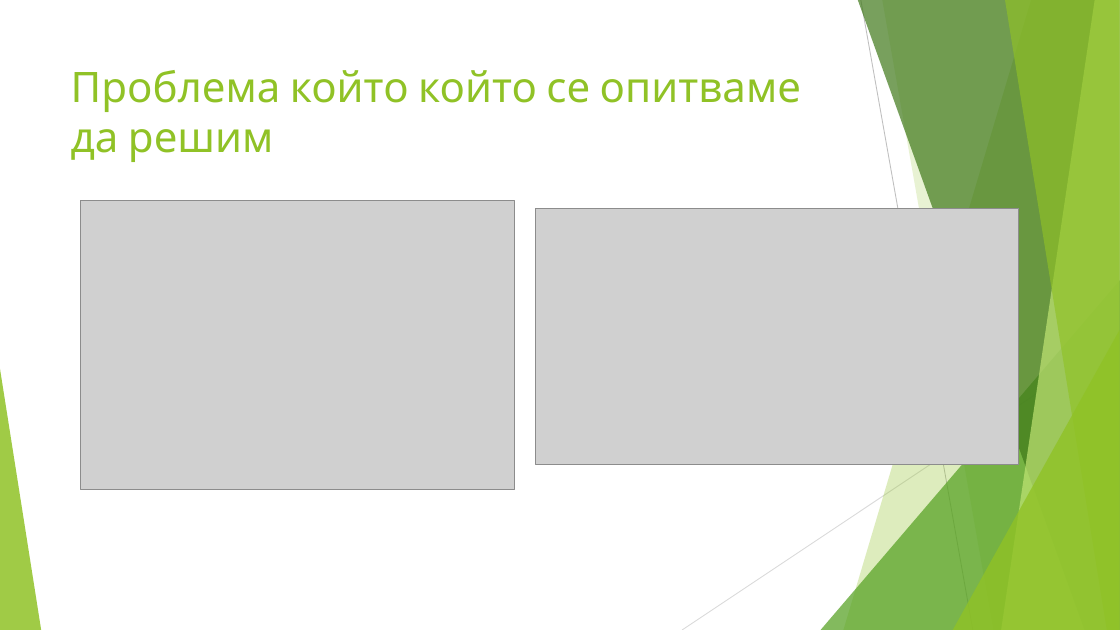
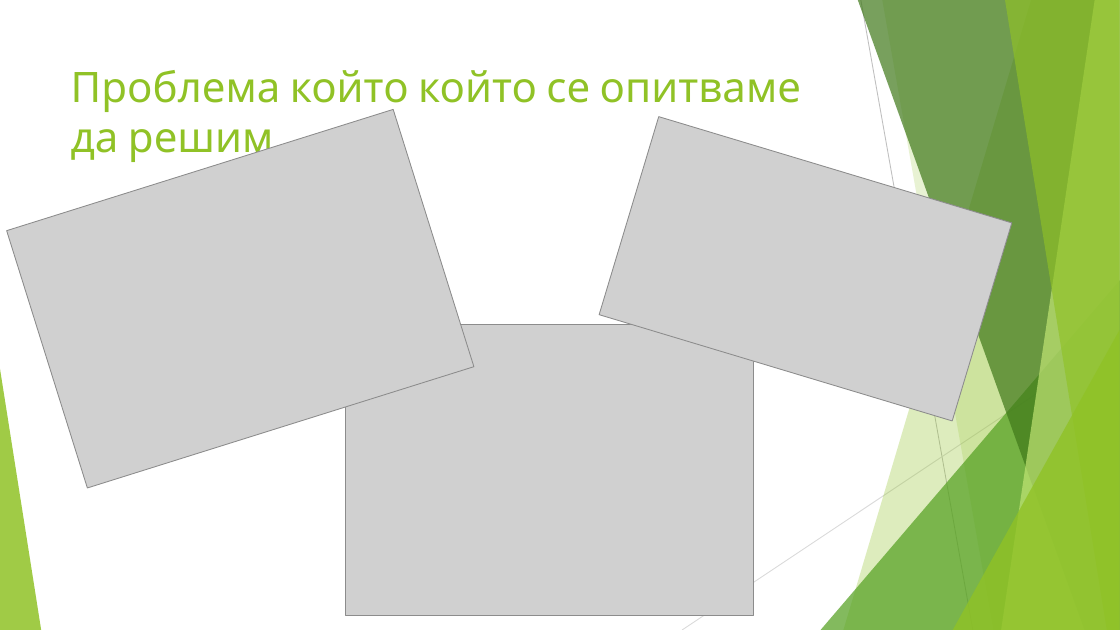
Before and after one commit to IvanFilipov/FMI-Codes-Hack-for-the-planet, a slide deck: slide 2 of Presentation.pptx. Drawn at 1120x630 pixels with LibreOffice and Linux fonts; fonts in the diff are those of the drawing; grey boxes stand for pictures. Boxes give left, top, right and bottom in pixels: in the first picture for what was removed or moved away, otherwise in the second. Text is boxed around its words. In the diff, an @@ line names an element or a change of style, - is before the commit and + after.

```diff
--- a/Presentation.pptx
+++ b/Presentation.pptx
@@ picture at (x1=7, y1=109, x2=474, y2=488): rotation 0 to 342 degrees @@
@@ picture at (x1=599, y1=117, x2=1012, y2=421): rotation 0 to 16 degrees @@
@@ picture added at (x1=345, y1=324, x2=753, y2=615) @@
```
Also in this commit, not shown: 1 other slide changed, 9 slides added, 3 slides removed.
